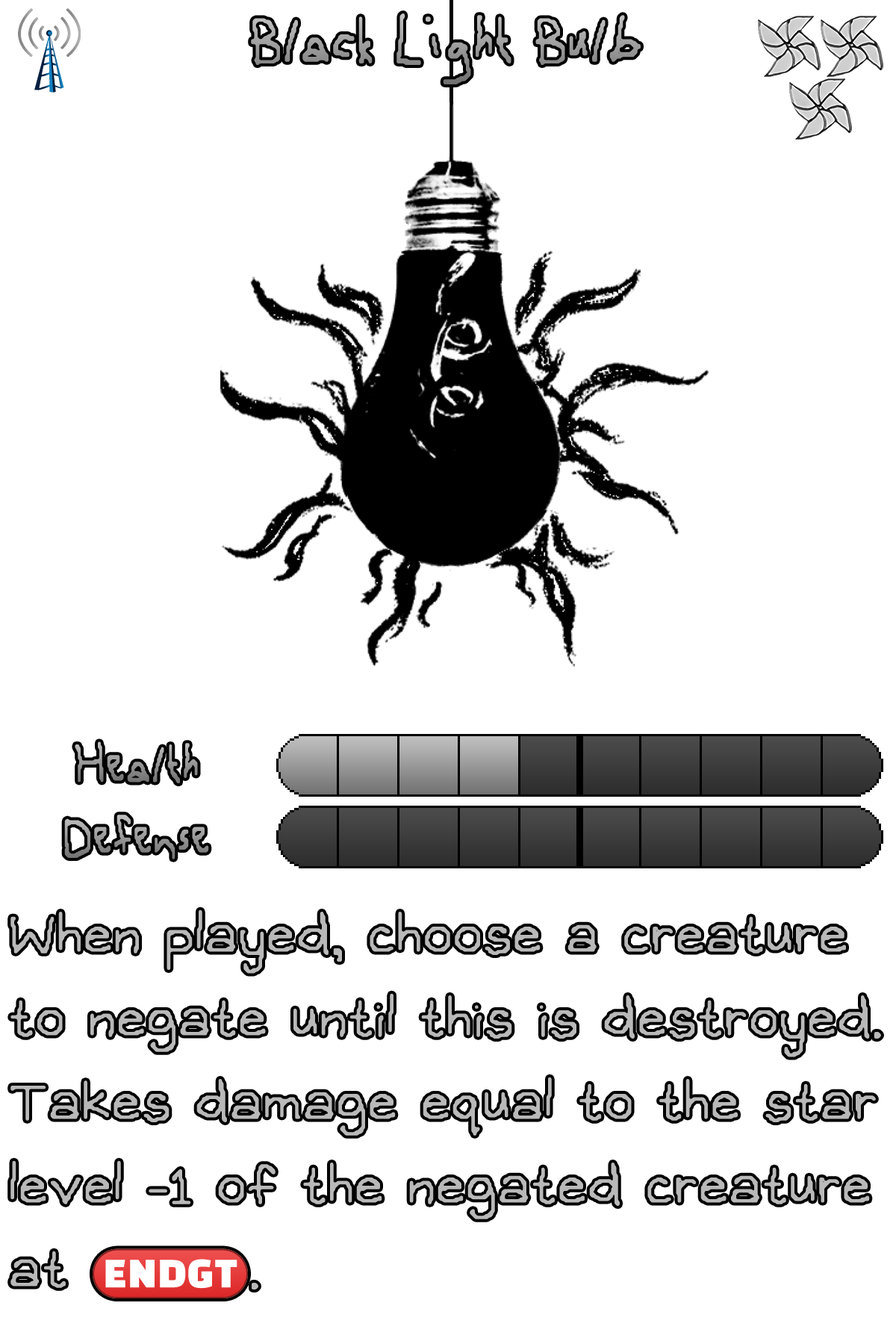
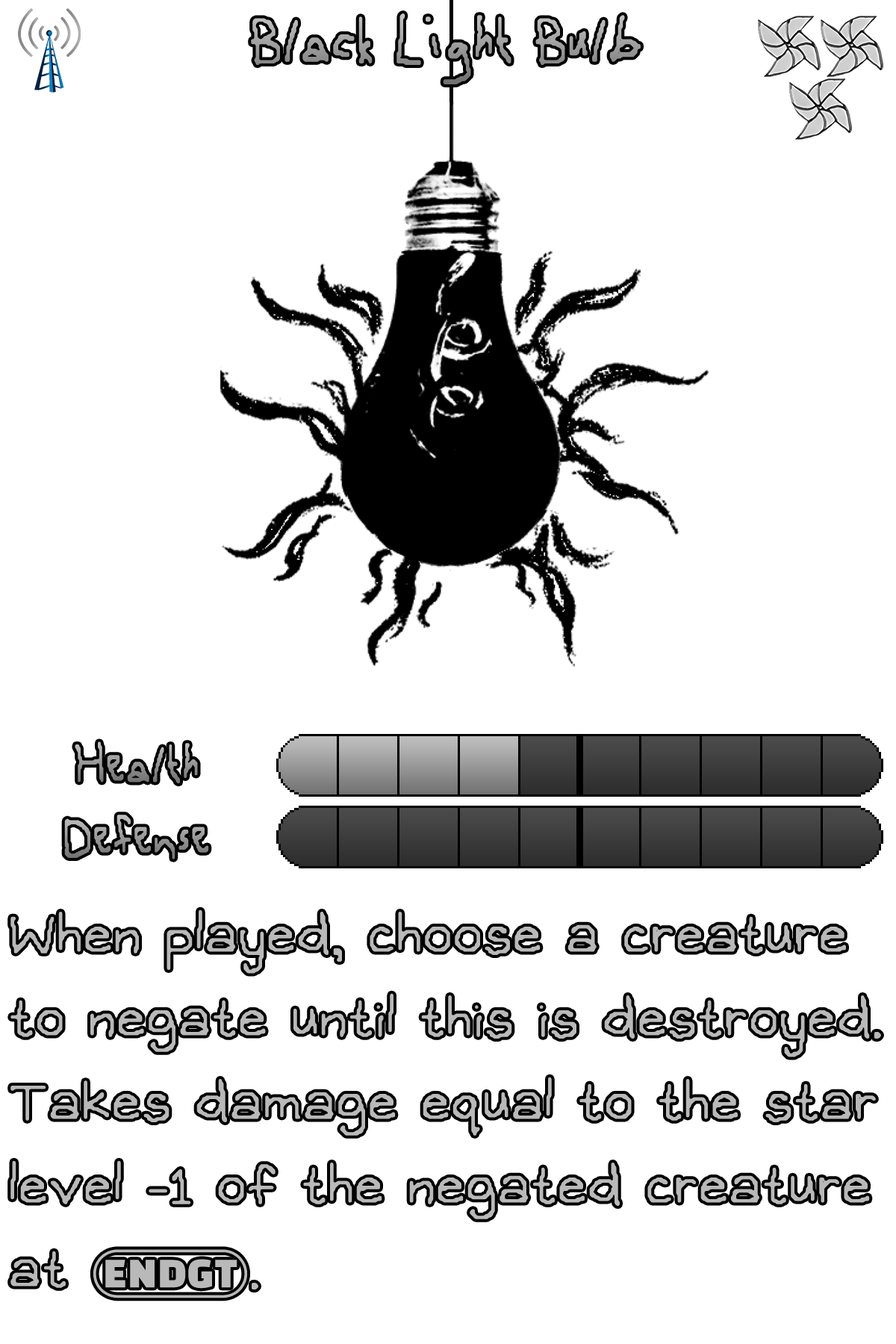
Comparing the layer stacks of the two 896×1344 images. Changes:
removed layer "Ability FX: (ENDGT)" over [92,1247,248,1298]
painted on "Ability" over [92,1247,248,1298]
